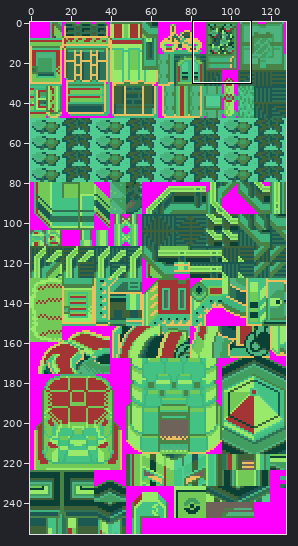
Sprite sheet, stored at data/tilesets/secondary/mauville/tiles.png. The picture above shows the old version from afar; the outline marks the close-up.
Close-up. Earlier state:
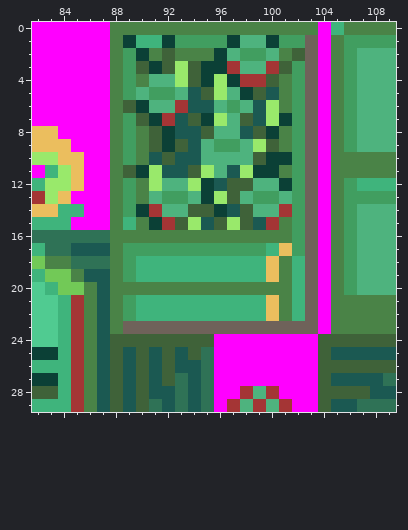
The file is 128x256 pixels. Shown: x 82..109, y 0..29.
Once edited:
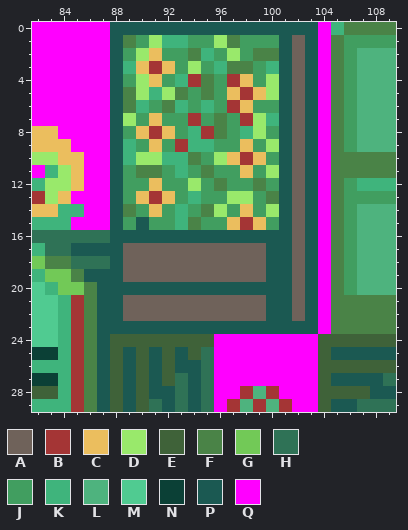
Palette (. is transparent): A #6f625a  B #a43535  C #ebbe5e  D #99e96b  E #3f6239  F #4a8347  G #72c957  H #2f7256  J #419e60  K #3fb47c  L #4eb37e  M #50cb91  N #0b4036  P #1b5952  Q #ff00ff
The edit:
Changed rows in their new state; - is an unchanged pixel.
first column x 88:
 0 PPPPPPPPPPPPPPPP
 1 PFJDKK--DFJJJPAP
 2 P-DCJJ-KJD-FFPAP
 3 PKCBCJDJKFFJKPAP
 4 P-DCJKBFJBCJDPAP
 5 PFDKDFJFJCBCDPAP
 6 PFKJFKJKJBCJJPAP
 7 PDJCJJBJFJBDKPAP
 8 P-CBCJKBFJKDJPAP
 9 PKJCJBKK--CJDPAP
10 PKDDKKFJDCBCJPAP
11 PJFFJKJFJJCJDPAP
12 P-JCJJ-JFJJFJPAP
13 P-CBC-KJJDD-FPAP
14 PFJCJKJFDJCJDPAP
15 PJPJJKFJJCBCJPAP
16 PPPPPPPPPPPPPPAP
17 PAAAAAAAAAAAPPAP
18 PAAAAAAAAAAAPPAP
19 PAAAAAAAAAAAPPAP
20 PPPPPPPPPPPPPPAP
21 PAAAAAAAAAAAPPAP
22 PAAAAAAAAAAAPPAP
23 PPPPPPPPPPPPPPPP
Boxes around the changes in both close-ups, in picture pixels (x1, y1, x2, y2):
changed: (110, 22, 318, 334)
